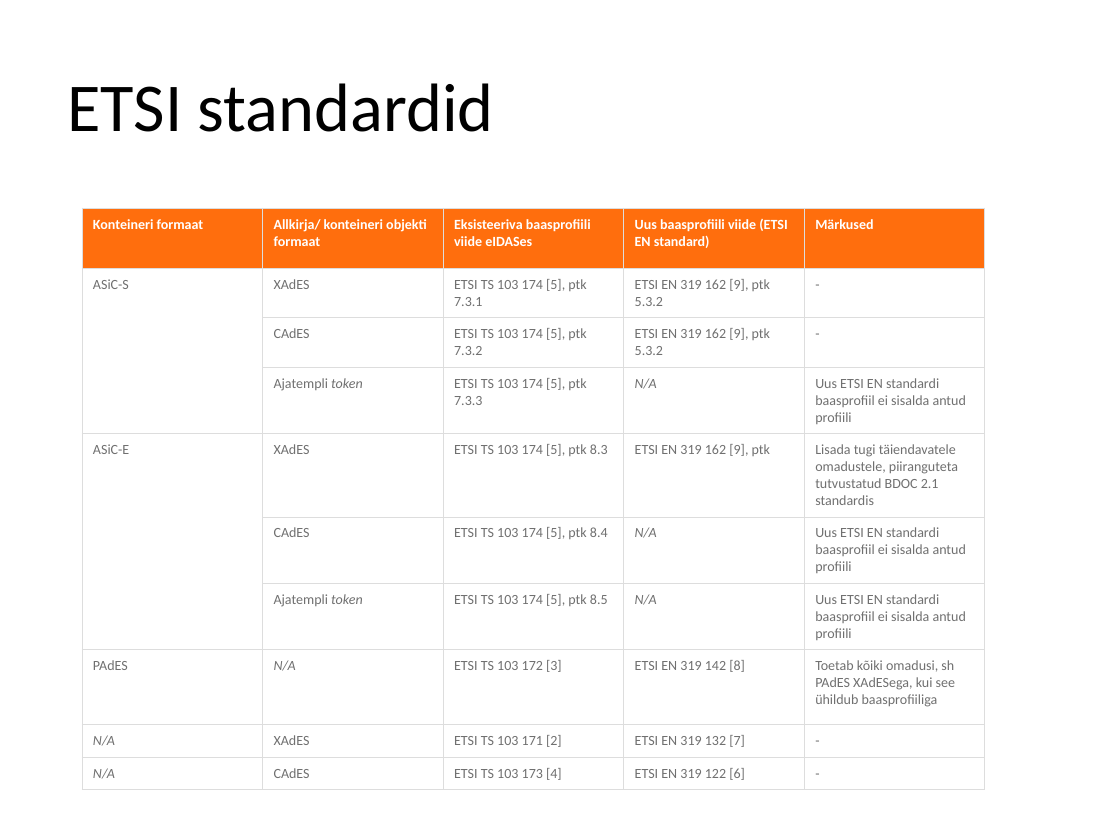
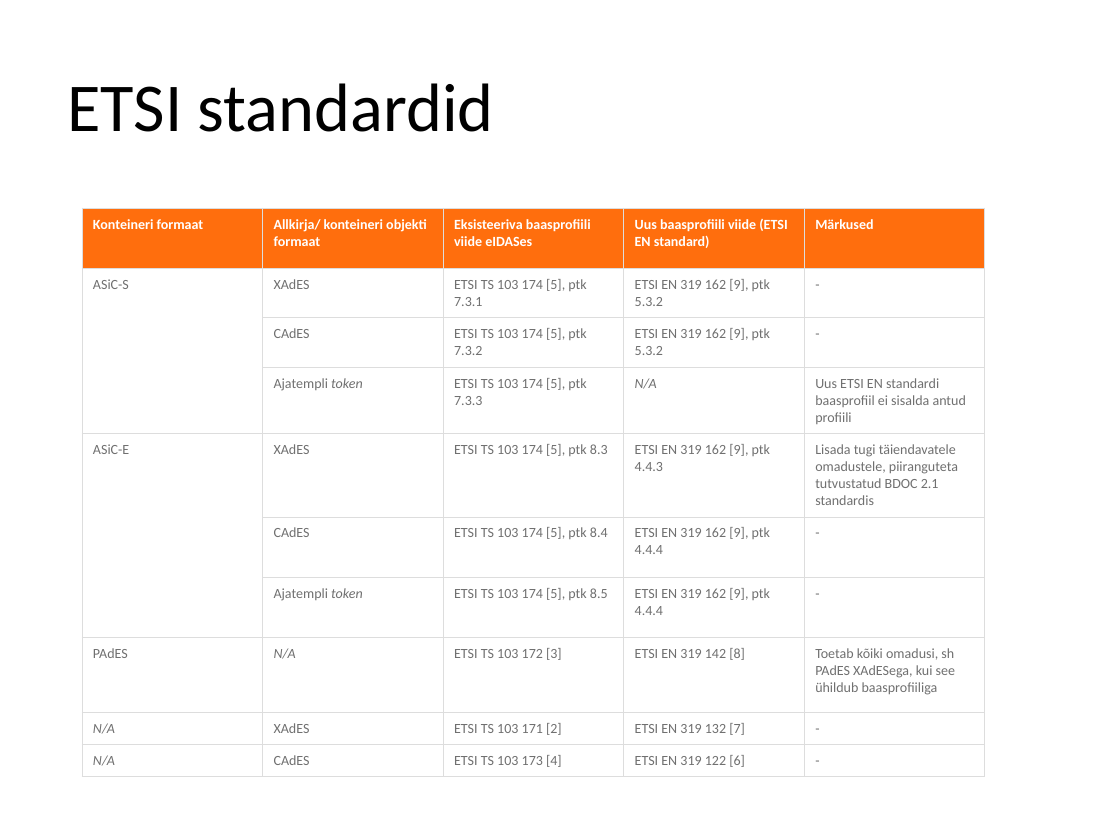
Before and after one commit to open-eid/SiVa, a slide deck: slide 5 of docs/presentation/SiVA_esitlus_EST.pptx. Drawn at 1120x840 pixels with LibreOffice and Linux fonts; fonts in the diff are those of the drawing. Boxes give left, top, right and bottom in pixels: in the first picture for what was removed or moved away, otherwise in the second. Text is boxed around its words. In the diff, an @@ line names an element or a change of style, - is before the commit and + after.

```diff
--- a/docs/presentation/SiVA_esitlus_EST.pptx
+++ b/docs/presentation/SiVA_esitlus_EST.pptx
@@ table at [82,208,983,781] @@
-row 5, column 4: ETSI EN 319 162 [9], ptk
+row 5, column 4: ETSI EN 319 162 [9], ptk / 4.4.3
-row 6, column 4: N/A
+row 6, column 4: ETSI EN 319 162 [9], ptk / 4.4.4
-row 6, column 5: Uus ETSI EN standardi baasprofiil ei sisalda antud profiili
+row 6, column 5: -
-row 7, column 4: N/A
+row 7, column 4: ETSI EN 319 162 [9], ptk / 4.4.4
-row 7, column 5: Uus ETSI EN standardi baasprofiil ei sisalda antud profiili
+row 7, column 5: -
```
Also in this commit, not shown: 6 other slides changed, 3 other files.
